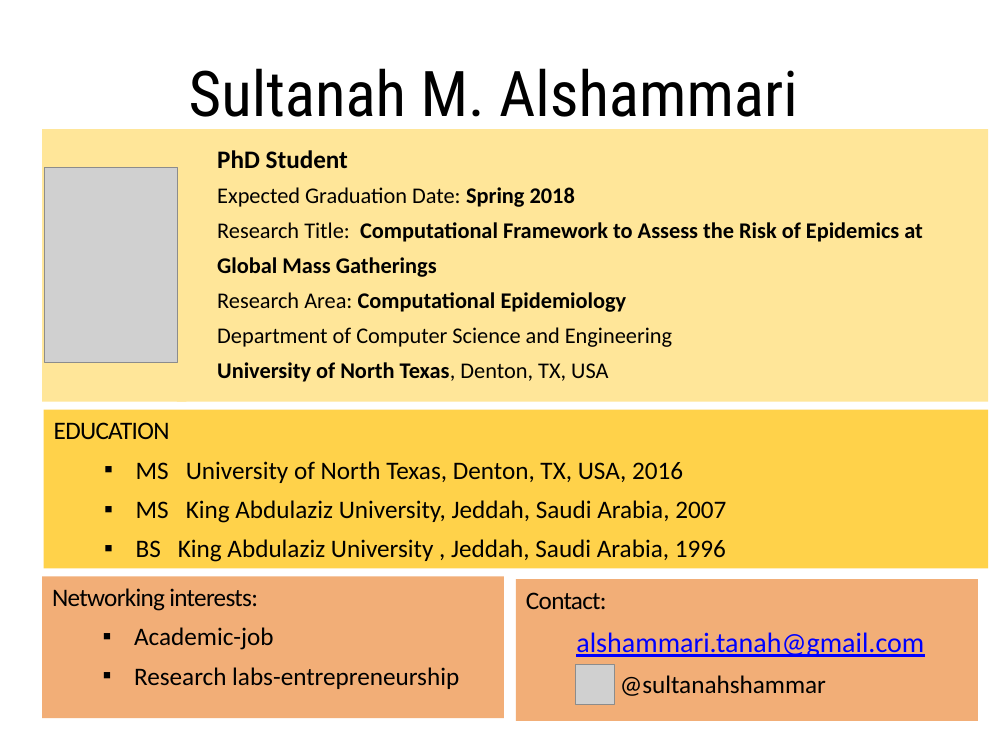
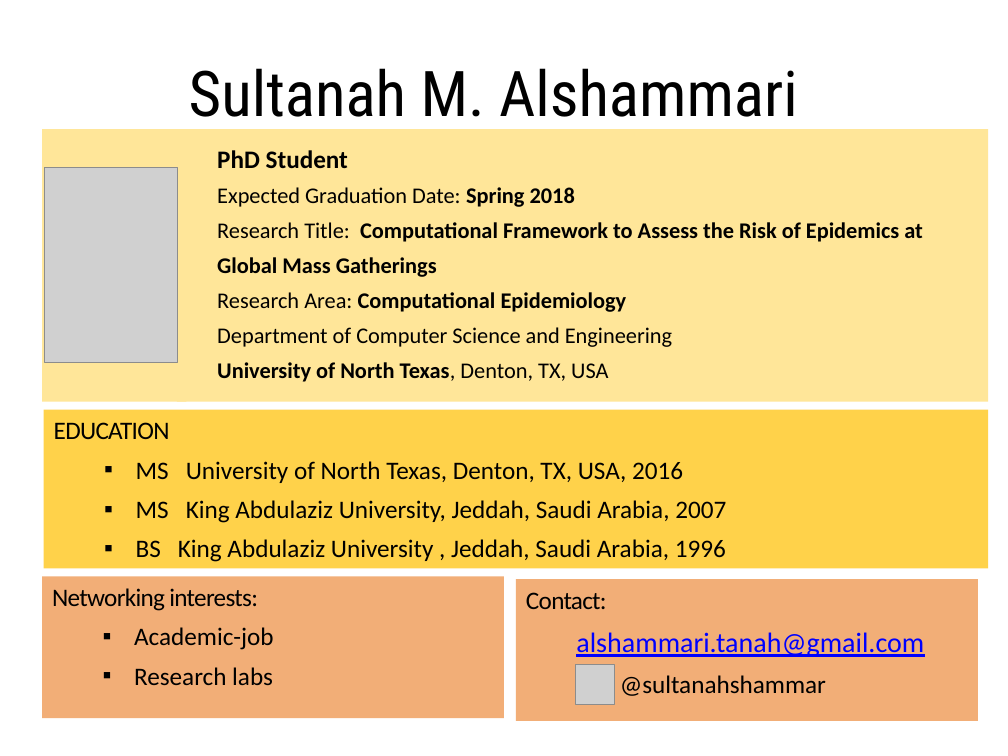
Before and after one commit to tapiadc/2017, a slide deck: slide 1 of slides/Sultanah-Alshammari.pptx. Drawn at 1008x756 pixels with LibreOffice and Linux fonts; fonts in the diff are those of the drawing; grey boxes stand for pictures. Boxes give left, top, right and bottom in pixels: in the first picture for what was removed or moved away, otherwise in the second. Text is boxed around its words. In the diff, an @@ line names an element or a change of style, - is before the commit and + after.

Commit message:
Update pptx

```diff
--- a/slides/Sultanah-Alshammari.pptx
+++ b/slides/Sultanah-Alshammari.pptx
@@ text in rectangle at (134,667,273,686): text changed @@
-  ▪ Research labs-entrepreneurship
+  ▪ Research labs
```
